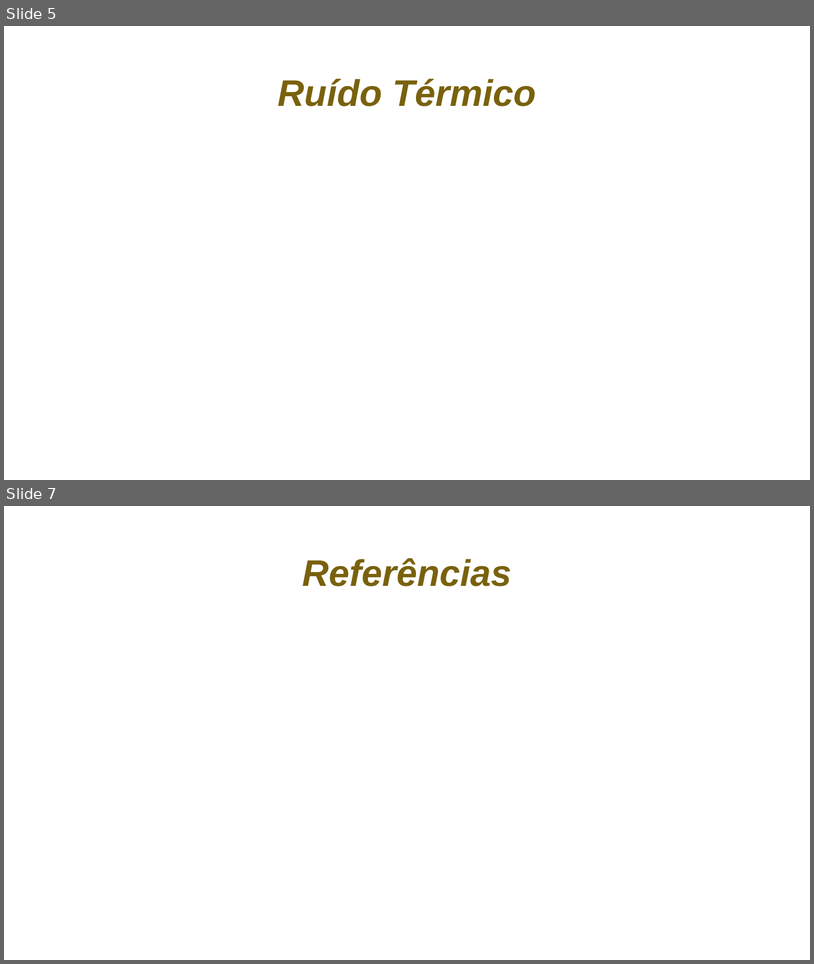
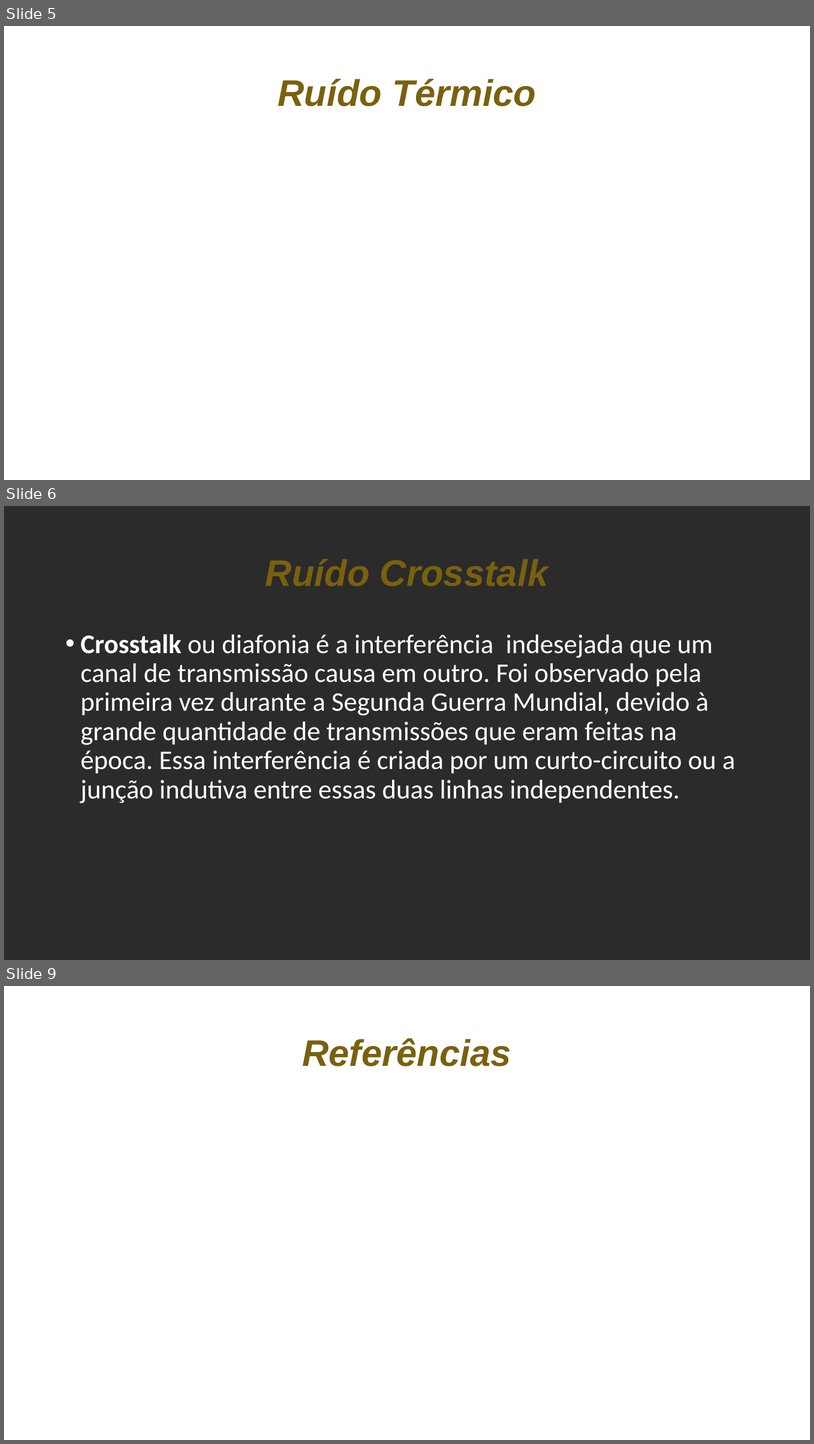
Before and after one commit to diegortx/redes1, a slide deck: Tipos de Ruídos.pptx. Shown one above the other, each under a label of ours: slides 5 and 7 before the commit, slides 5, 6 and 9 after it; the slides between them are not shown. The pictures are 814x964 and 814x1444 pixels, drawn with LibreOffice and Linux fonts; fonts in the diff are those of the drawing; background and template pictures are left out; a plain dark background stands for a picture behind light text. Boxes give left, top, right and bottom in pixels: in the first picture for what was removed or moved away, otherwise in the second. Text is boxed around its words. In the diff, an @@ line names an element or a change of style, - is before the commit and + after.

Commit message:
Atulização Crosstalk - Diego Nogueira

```diff
--- a/Tipos de Ruídos.pptx
+++ b/Tipos de Ruídos.pptx
@@ slide 6 added at [4, 506, 810, 960], background picture (left out) @@
@@ title added at [266, 559, 549, 586], 44 pt, text #79610D, bold, italic @@
+Ruído Crosstalk
@@ text added at [81, 634, 735, 803], 32 pt, text #FFFFFF @@
+• Crosstalk ou diafonia é a interferência indesejada que um canal de transmissão causa em outro. Foi observado pela primeira vez durante a Segunda Guerra Mundial, devido à grande quantidade de transmissões que eram feitas na época. Essa interferência é criada por um curto-circuito ou a junção indutiva entre essas duas linhas independentes.
@@ what was slide 7 is now slide 9 @@
```
Also in this commit, not shown: 1 slide changed, 1 other slide added.
